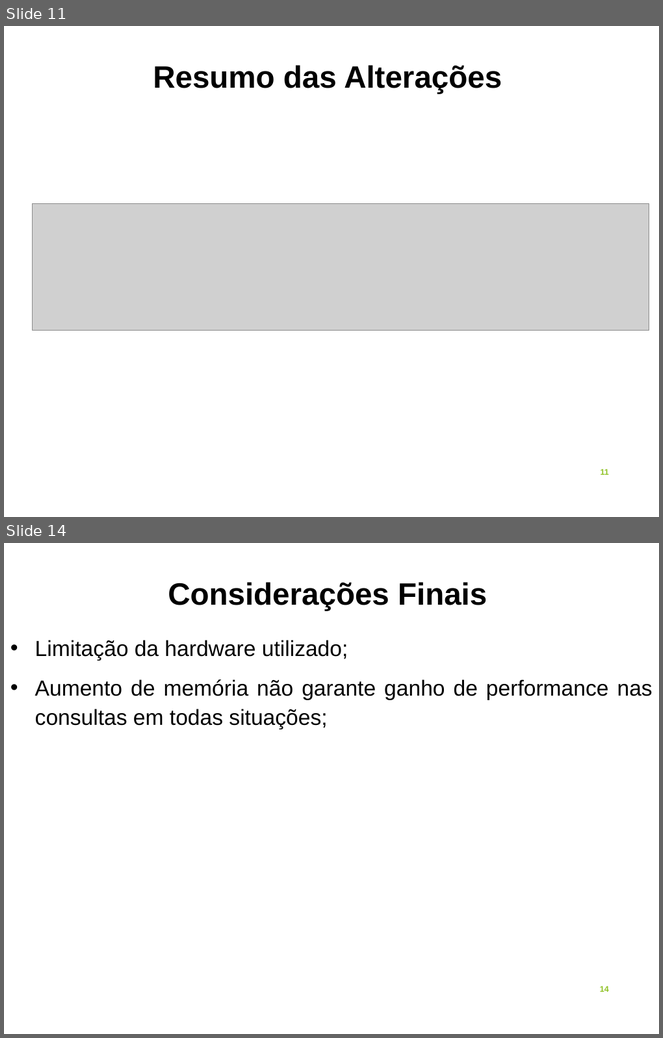
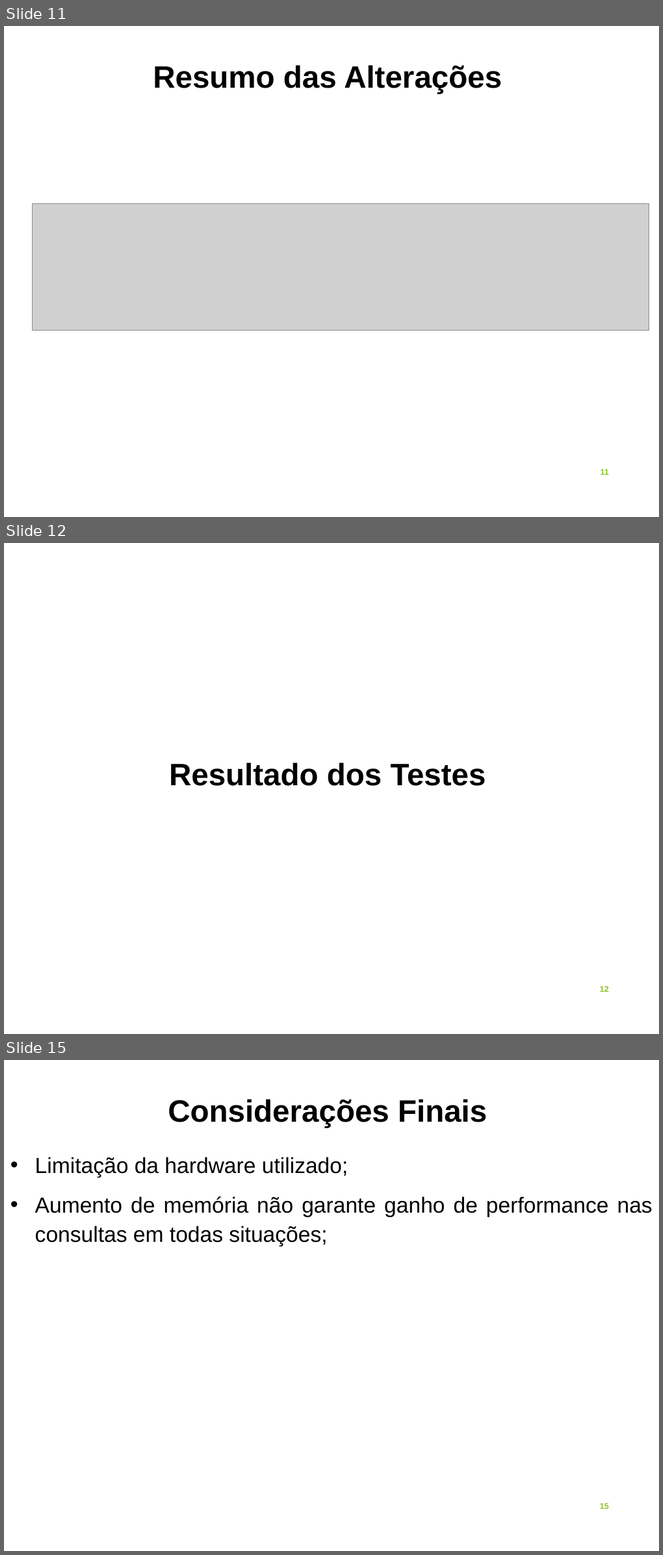
Before and after one commit to alexsandro-matias/TPC-H, a slide deck: final-doc/apresentacao-defesa-tcc.ppt. Shown one above the other, each under a label of ours: slides 11 and 14 before the commit, slides 11, 12 and 15 after it; the slides between them are not shown. The pictures are 663x1038 and 663x1555 pixels, drawn with LibreOffice and Linux fonts; fonts in the diff are those of the drawing; grey boxes stand for pictures. Boxes give left, top, right and bottom in pixels: in the first picture for what was removed or moved away, otherwise in the second. Text is boxed around its words. In the diff, an @@ line names an element or a change of style, - is before the commit and + after.

```diff
--- a/final-doc/apresentacao-defesa-tcc.ppt
+++ b/final-doc/apresentacao-defesa-tcc.ppt
@@ slide 12 added at <box>4,543,659,1034</box>, background #FFFFFF @@
@@ text added at <box>169,763,486,786</box>, 34 pt, text #000000, bold @@
+Resultado dos Testes
@@ page number added at <box>600,986,609,992</box>, 9 pt, text #90C226, bold @@
+12
@@ what was slide 14 is now slide 15 @@
@@ page number at <box>600,1503,609,1509</box>: text changed @@
-14
+15
```
Also in this commit, not shown: 8 slides changed, 1 other slide added, 3 other files.
